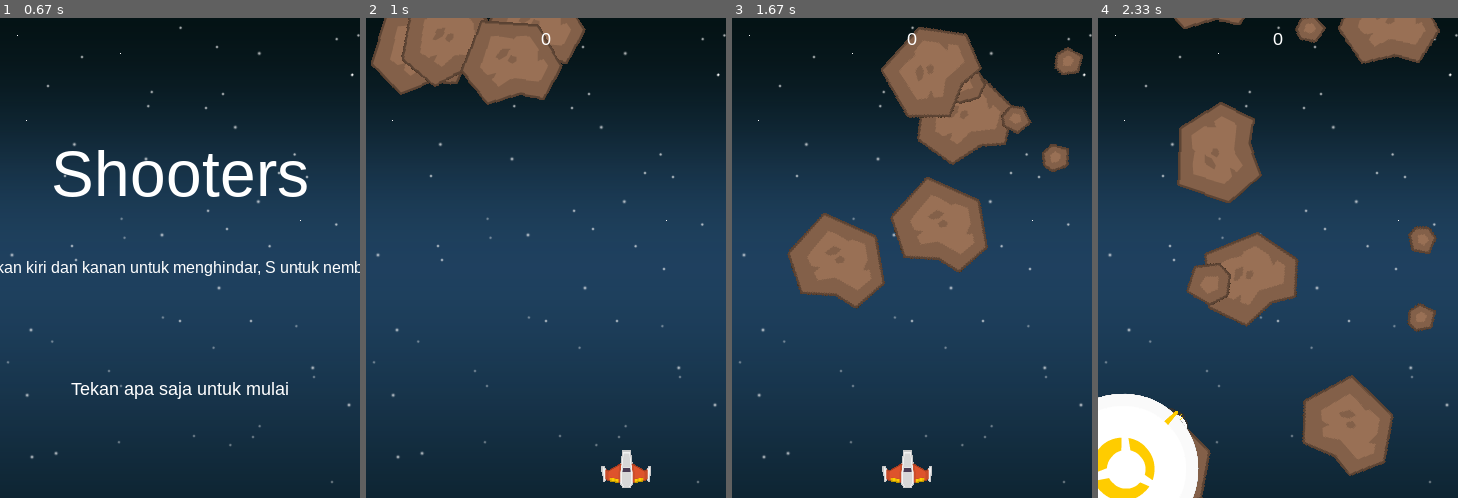
Above: before the commit, frames 1-4 (left to right).
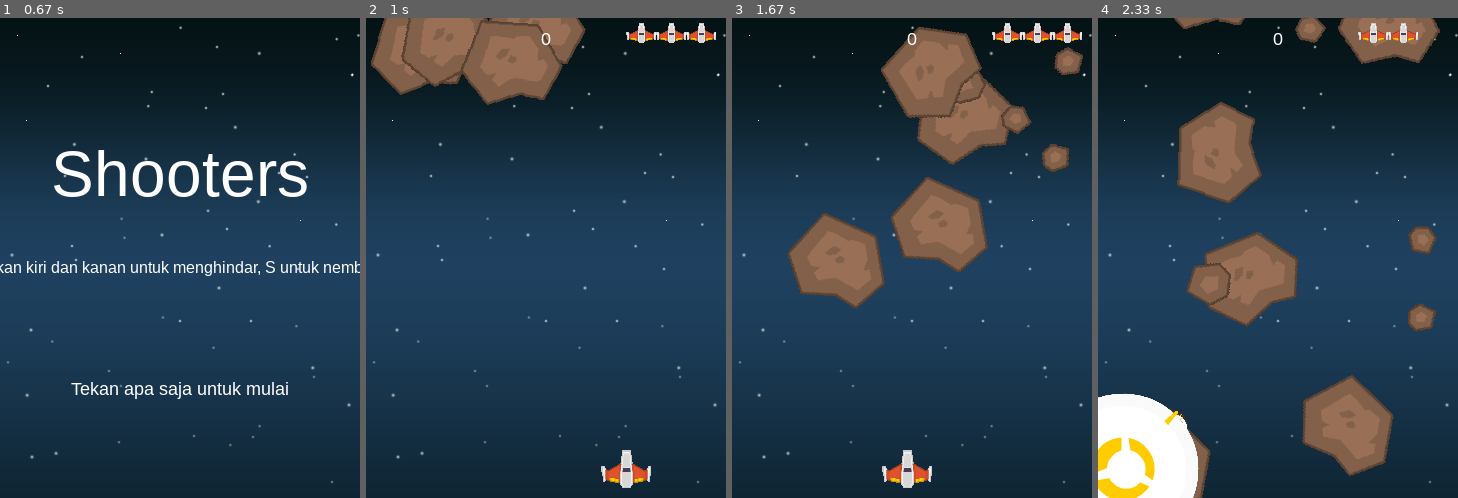
Above: after the commit, the same moments.

Repository: anantapk03/Tubes-PBO-Pygame
Game: pygame game, started from index.py
Same seed, same stepped clock (60 frames per second), same inputs: the game is played once before the commit and once after it.
Inputs:
- Up to frame 1 (0.67 s): hold Right from 0.33 s (still down)
- Up to frame 2 (1 s): release Right at 0.8 s; hold Right from 0.83 s (still down)
- Up to frame 3 (1.67 s): release Right at 1.3 s; hold Left from 1.33 s (still down)
- Up to frame 4 (2.33 s): release Left at 1.87 s; hold Left 1.9-2.3 s

Frame 1 is identical in both runs. In frame 2, 0.5% of the frame differs, in the area x 72-98%, y 1-6%; in frame 3, 0.5%; in frame 4, 0.4%.

Commit message:
nyawa player

Diff:
--- a/index.py
+++ b/index.py
@@ -5,6 +5,7 @@
 from menu import *
 import random
 from ledakan import Ledakan
+from nyawa import *
 
 Menu.show_go_screen()
 
@@ -66,6 +67,7 @@
     screen.blit(background, background_rect)
     all_sprites.draw(screen)
     draw_text(screen, str(score), 18, WIDTH / 2, 10)
+    Nyawa.gambar_nyawa(screen, WIDTH - 100, 5, player.lives, player_mini_img)
 
     # *after* drawing everything, flip the display
     pygame.display.flip()
--- /dev/null
+++ b/nyawa.py
@@ -0,0 +1,10 @@
+import pygame
+
+class Nyawa:
+
+    def gambar_nyawa(surf, x, y, lives, img):
+        for i in range(lives):
+            img_rect = img.get_rect()
+            img_rect.x = x + 30 * i
+            img_rect.y = y
+            surf.blit(img, img_rect)
--- a/window.py
+++ b/window.py
@@ -36,6 +36,10 @@
 meteor_list = ['meteorBrown_big1.png', 'meteorBrown_med1.png', 'meteorBrown_small1.png']
 for img in meteor_list:
     meteor_img.append(pygame.image.load(path.join(asset, img)).convert())
+player_mini_img = pygame.transform.scale(player_img, (30, 20))
+player_mini_img.set_colorkey(BLACK)
+
+
 
 # ledakan sound
 ledakan_sound = []
